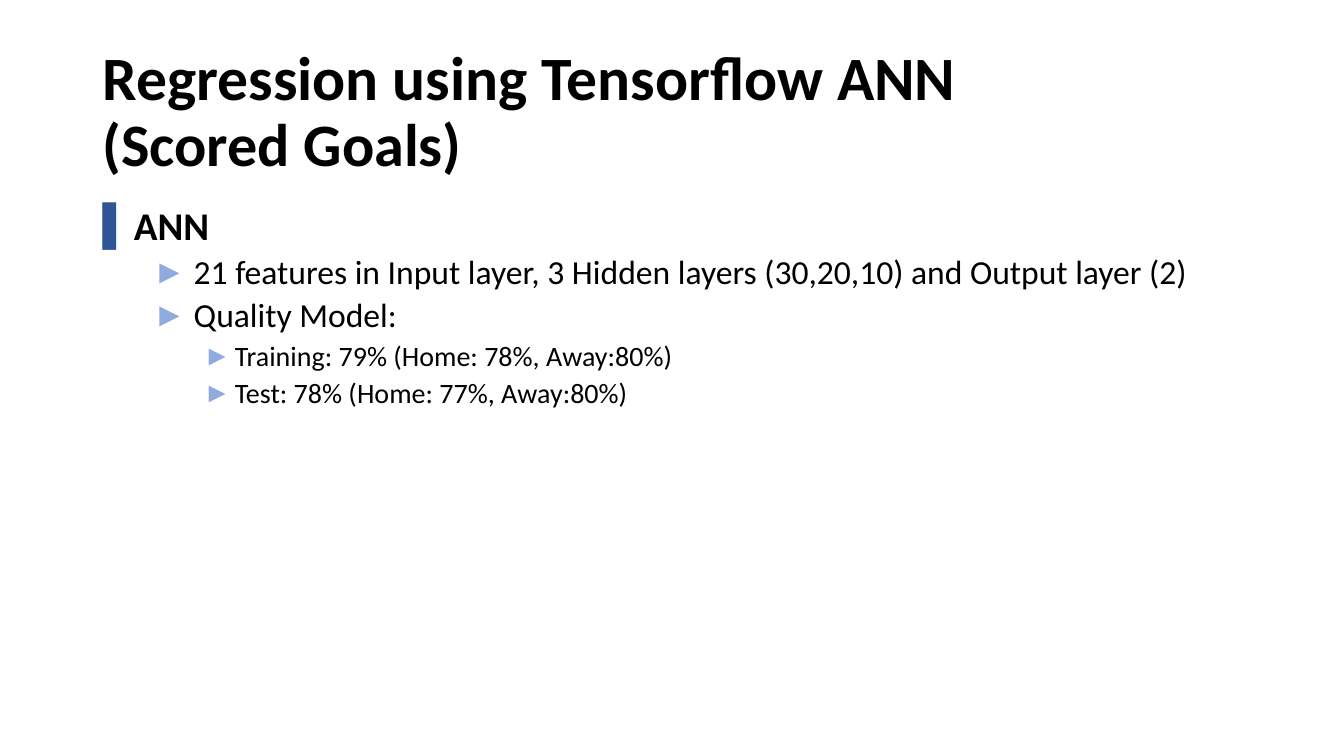
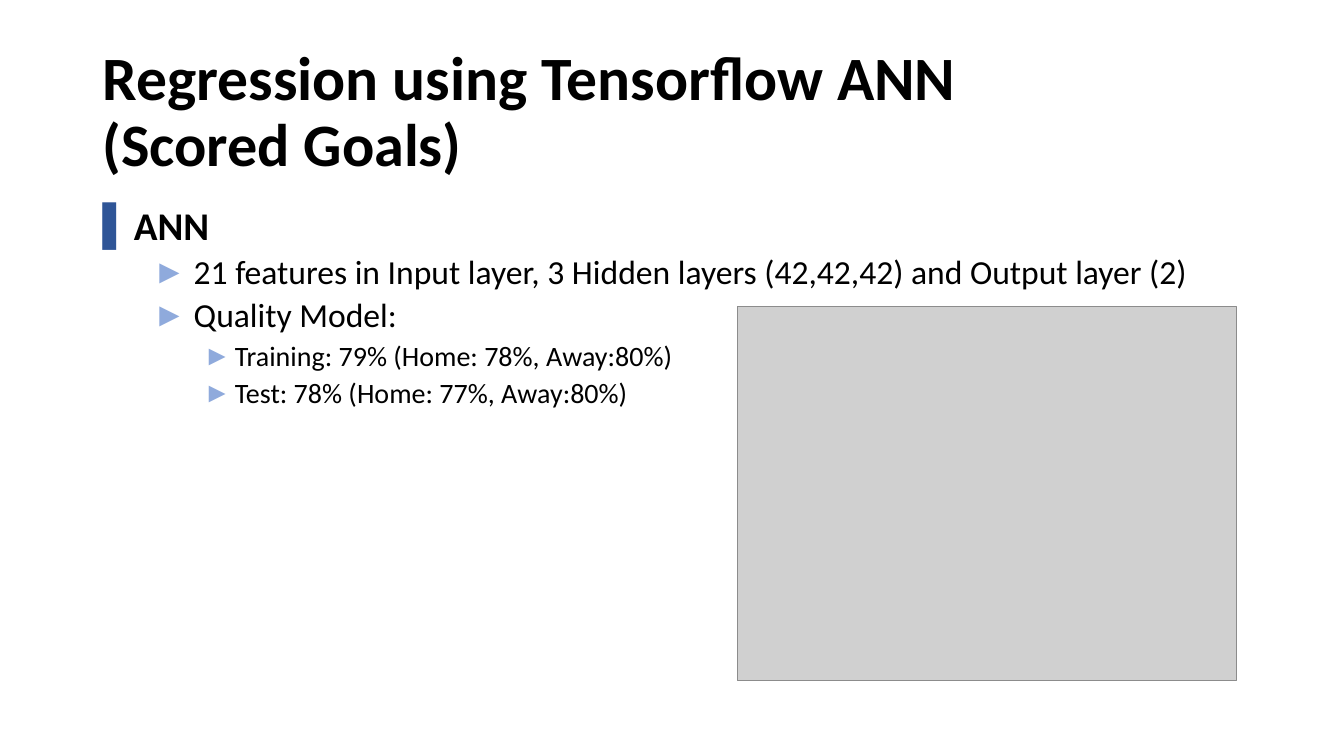
Before and after one commit to Khaledjallouli/project, a slide deck: slide 7 of Daily/sprint8/Sprint8_Review.pptx. Drawn at 1344x756 pixels with LibreOffice and Linux fonts; fonts in the diff are those of the drawing; grey boxes stand for pictures; background and template pictures are left out. Boxes give left, top, right and bottom in pixels: in the first picture for what was removed or moved away, otherwise in the second. Text is boxed around its words. In the diff, an @@ line names an element or a change of style, - is before the commit and + after.

```diff
--- a/Daily/sprint8/Sprint8_Review.pptx
+++ b/Daily/sprint8/Sprint8_Review.pptx
@@ text at bbox=[194, 259, 1186, 290]: text changed @@
-  ► 21 features in Input layer, 3 Hidden layers (30,20,10) and Output layer (2)
+  ► 21 features in Input layer, 3 Hidden layers (42,42,42) and Output layer (2)
@@ picture added at bbox=[737, 307, 1236, 682] @@
```
